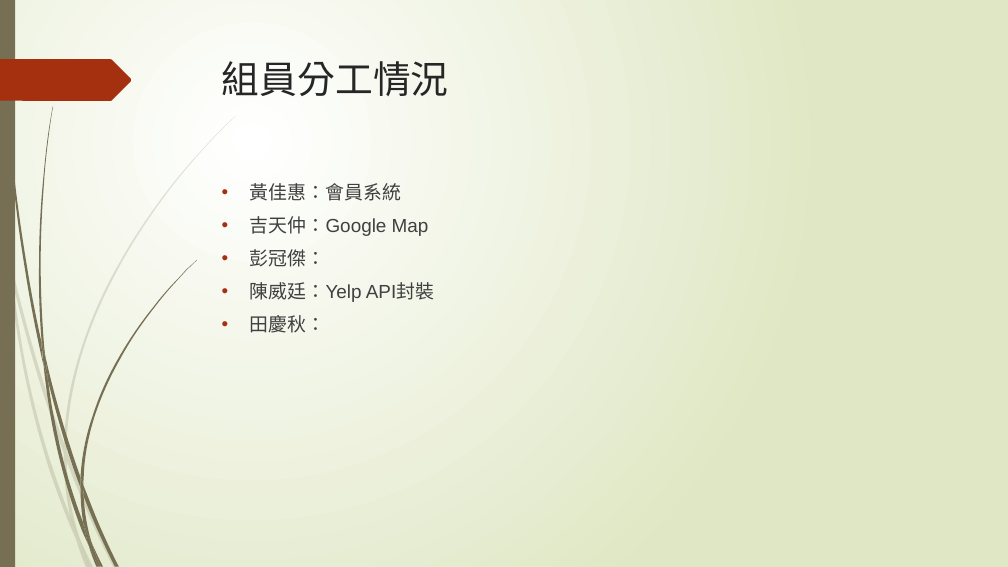
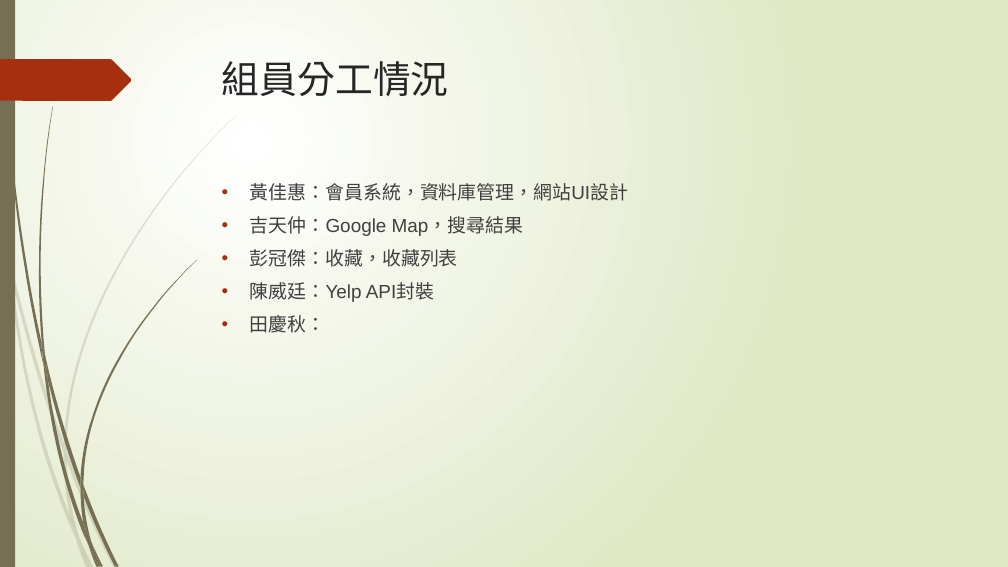
Before and after one commit to penut85420/WBSE_Project, a slide deck: slide 29 of 其他/YelpBlaBla.pptx (slide 15 before the commit). Drawn at 1008x567 pixels with LibreOffice and Linux fonts; fonts in the diff are those of the drawing. Boxes give left, top, right and bottom in pixels: in the first picture for what was removed or moved away, otherwise in the second. Text is boxed around its words. In the diff, an @@ line names an element or a change of style, - is before the commit and + after.

```diff
--- a/其他/YelpBlaBla.pptx
+++ b/其他/YelpBlaBla.pptx
@@ text at (250,183,628,267): text changed @@
-• 黃佳惠：會員系統
-• 吉天仲：Google Map
-• 彭冠傑：
+• 黃佳惠：會員系統，資料庫管理，網站UI設計
+• 吉天仲：Google Map，搜尋結果
+• 彭冠傑：收藏，收藏列表
```
Also in this commit, not shown: 5 other slides changed, 14 slides added, 1 other file.
